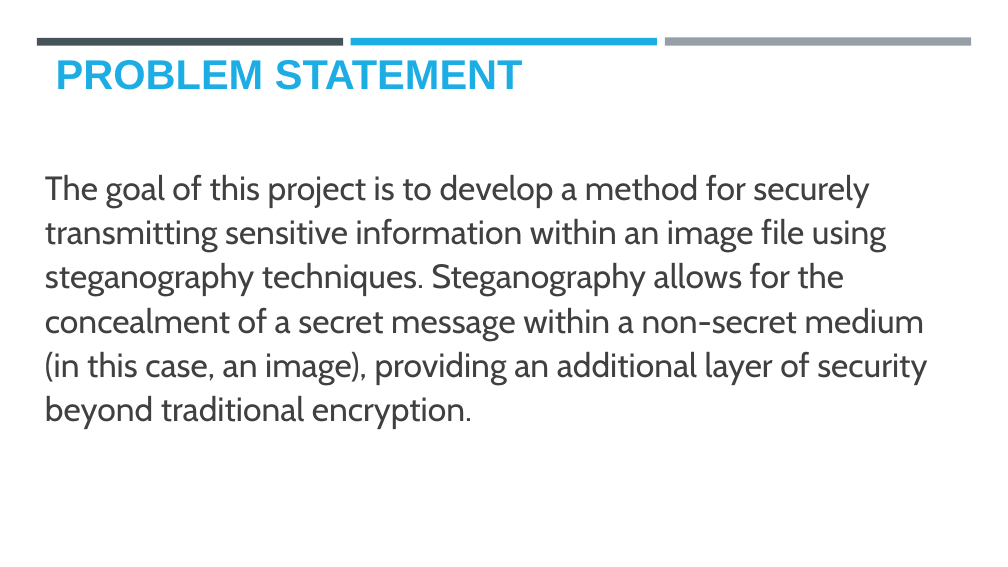
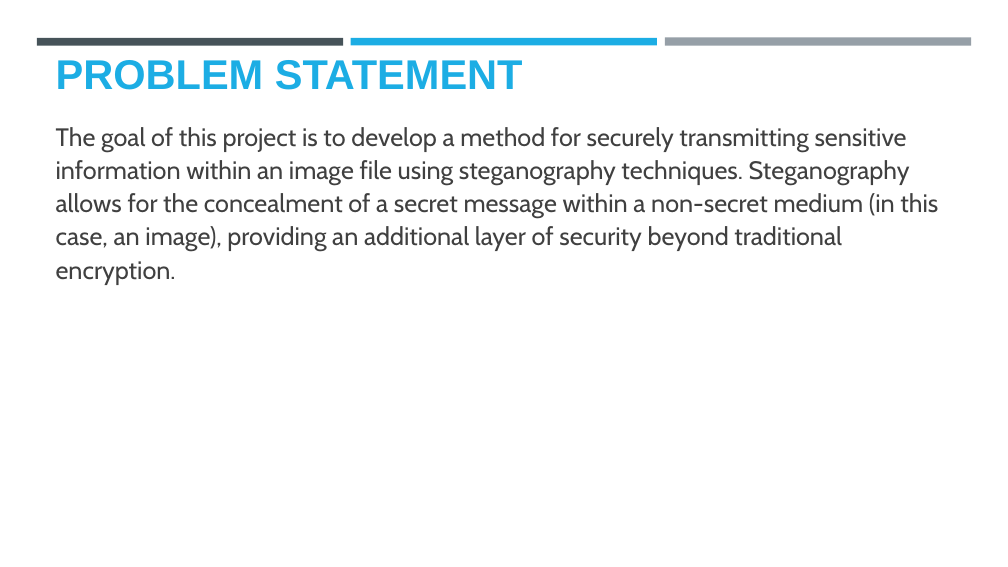
Before and after one commit to PrudhviSai990/Stegnography, a slide deck: slide 3 of Stegnography.pptx. Drawn at 1008x567 pixels with LibreOffice and Linux fonts; fonts in the diff are those of the drawing; background and template pictures are left out. Boxes give left, top, right and bottom in pixels: in the first picture for what was removed or moved away, otherwise in the second. Text is boxed around its words. In the diff, an @@ line names an element or a change of style, - is before the commit and + after.

```diff
--- a/Stegnography.pptx
+++ b/Stegnography.pptx
@@ text "The goal of this project ...": place and size @@
-text "The goal of this project ..." at (45,175,927,429)
+text "The goal of this project ..." at (56,127,938,285)
@@ text "The goal of this project ..." at (56,127,938,285): size 32 to 24 pt; less space between paragraphs @@
```
Also in this commit, not shown: 5 other slides changed, 1 slide removed.
